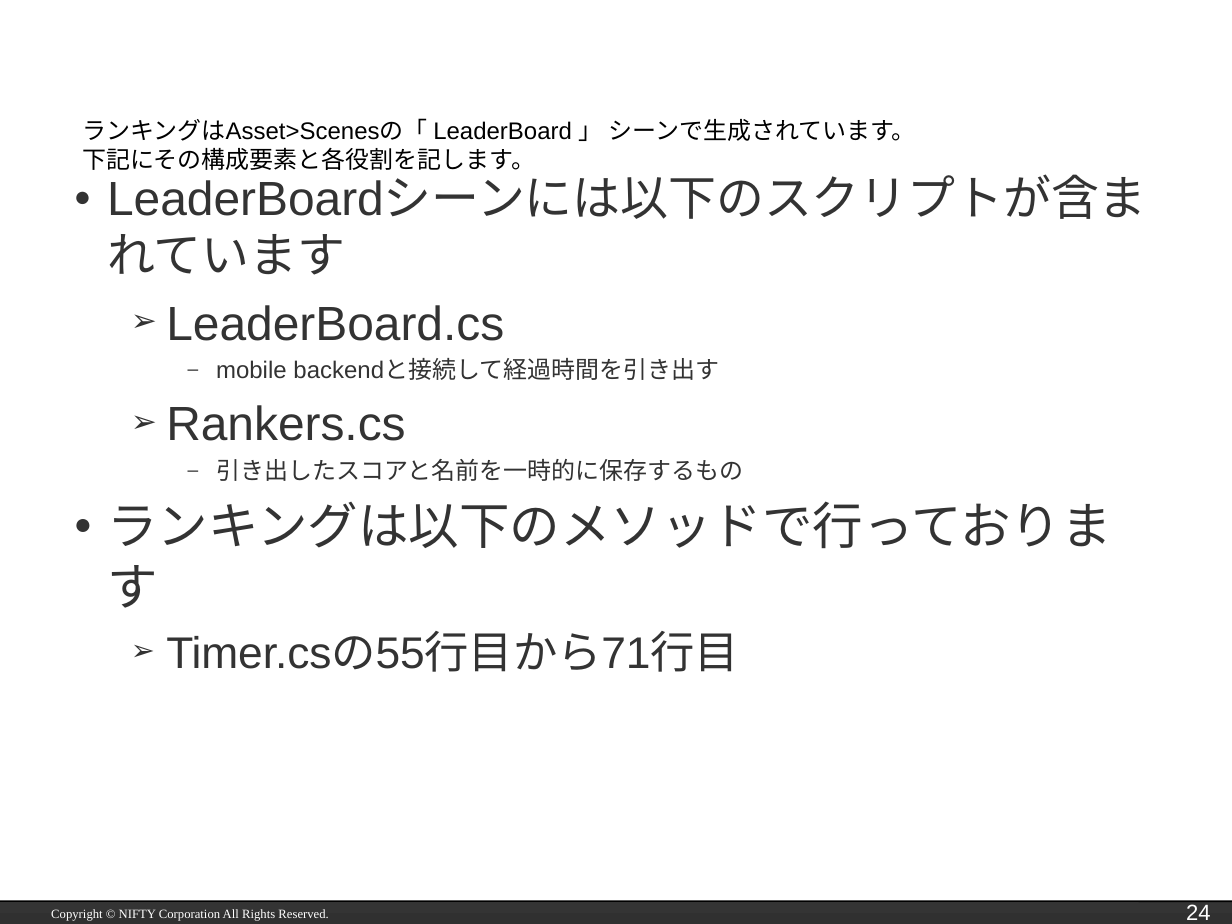
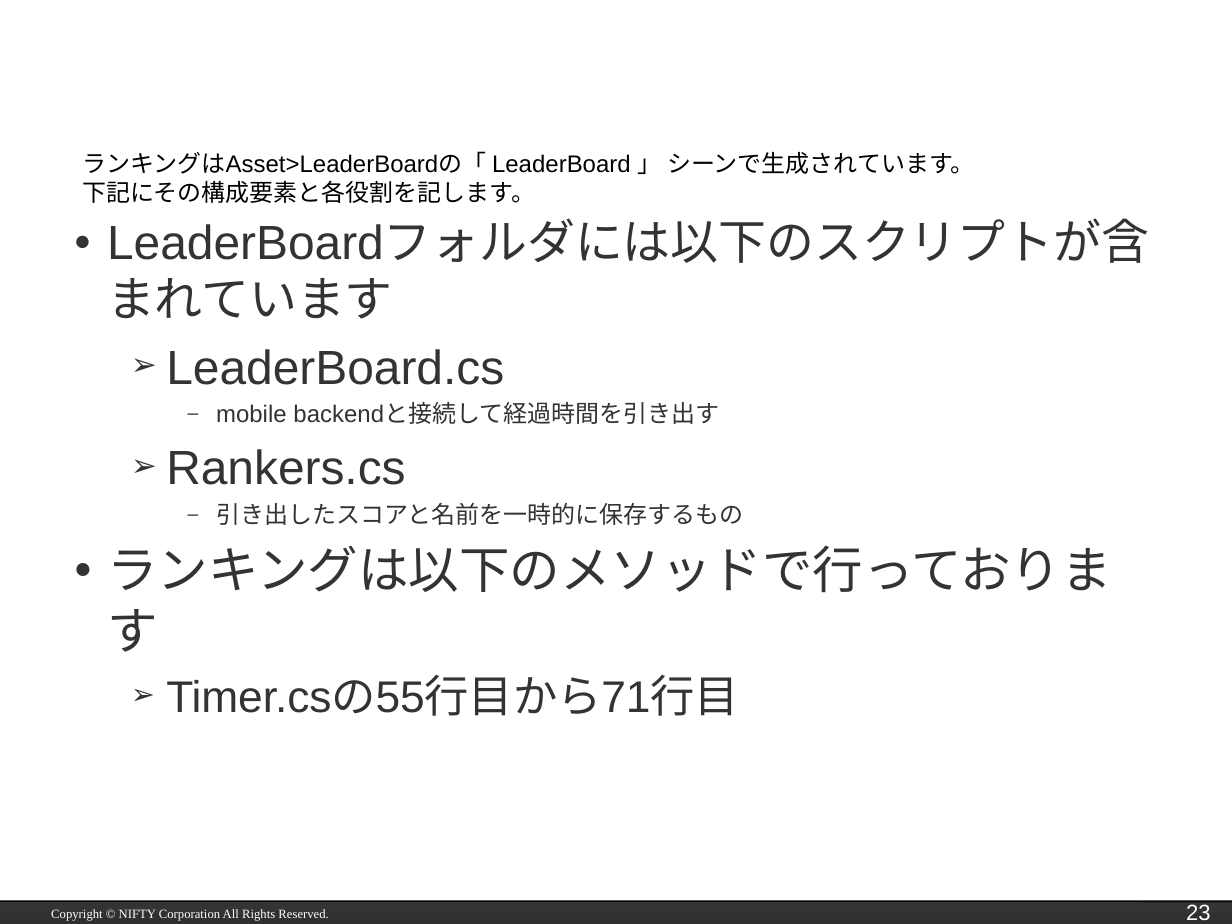
Before and after one commit to hounenhounen/test_hacoscon, a slide deck: slide 23 of NCMB_BitSummit_hacosco.pptx (slide 24 before the commit). Drawn at 1232x924 pixels with LibreOffice and Linux fonts; fonts in the diff are those of the drawing; background and template pictures are left out. Boxes give left, top, right and bottom in pixels: in the first picture for what was removed or moved away, otherwise in the second. Text is boxed around its words. In the diff, an @@ line names an element or a change of style, - is before the commit and + after.

```diff
--- a/NCMB_BitSummit_hacosco.pptx
+++ b/NCMB_BitSummit_hacosco.pptx
@@ text "ランキングはAsset>LeaderBoardの「 LeaderBoard 」 シーンで生成されています。": place and size @@
-text "ランキングはAsset>LeaderBoardの「 LeaderBoard 」 シーンで生成されています。" at bbox=[82, 118, 916, 170]
+text "ランキングはAsset>LeaderBoardの「 LeaderBoard 」 シーンで生成されています。" at bbox=[82, 151, 975, 203]
@@ text at bbox=[82, 151, 975, 174]: text changed @@
-ランキングはAsset>Scenesの「 LeaderBoard 」 シーンで生成されています。
+ランキングはAsset>LeaderBoardの「 LeaderBoard 」 シーンで生成されています。
@@ text at bbox=[107, 349, 1111, 716]: text changed @@
-● LeaderBoardシーンには以下のスクリプトが含まれています
+● LeaderBoardフォルダには以下のスクリプトが含まれています
@@ text "LeaderBoardフォルダには以下のスクリプトが含まれています": place and size @@
-text "LeaderBoardフォルダには以下のスクリプトが含まれています" at bbox=[107, 305, 1111, 672]
+text "LeaderBoardフォルダには以下のスクリプトが含まれています" at bbox=[107, 349, 1111, 716]
@@ page number at bbox=[1186, 904, 1210, 920]: text changed @@
-24
+23
```
Also in this commit, not shown: 6 other slides changed, 2 slides added, 1 slide removed, 56 other files.
